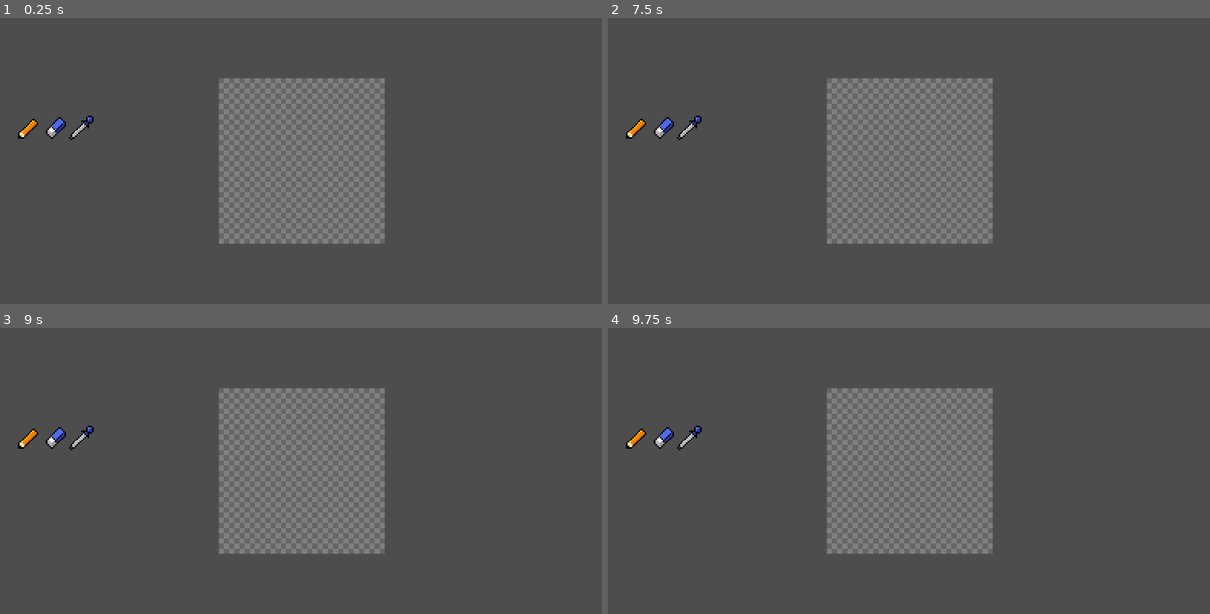
Above: before the commit, frames 1-4 (two rows, left to right).
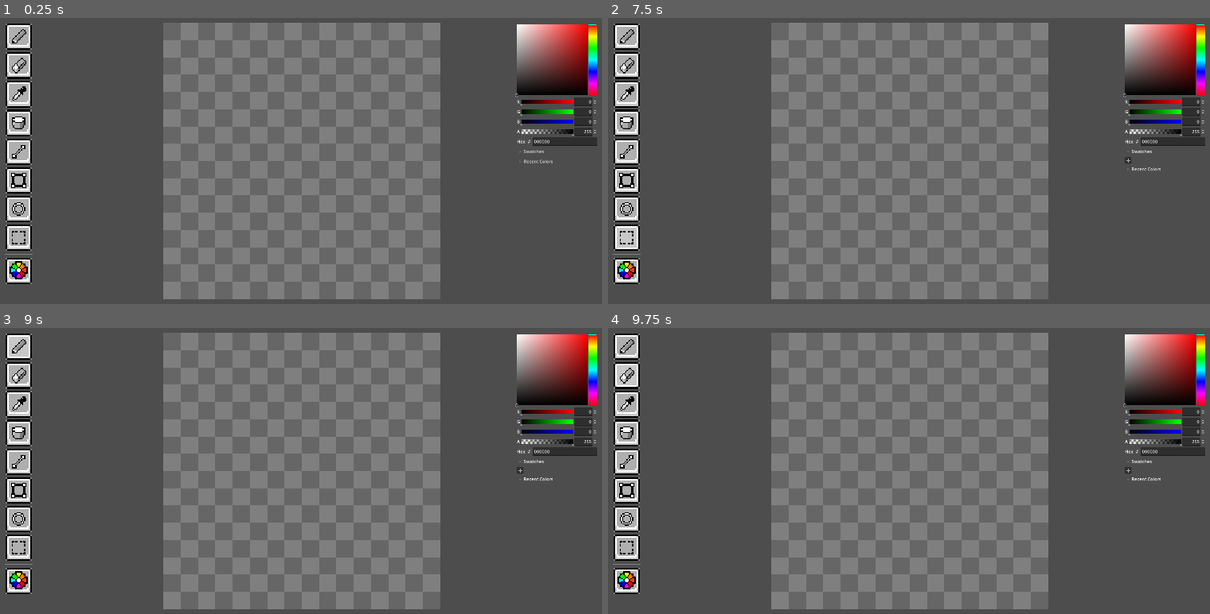
Above: after the commit, the same moments.

Repository: MaeschDEV/pix-mix
Game: Godot game, scene res://scenes/paint_window.tscn
Same seed, same stepped clock (60 frames per second), same inputs: the game is played once before the commit and once after it.
Inputs (mouse positions are in pixels of both pictures, inside the frame that each line leads up to; where the layout moved, square brackets give the same spot in the first picture):
- Up to frame 1 (0.25 s): no input
- Up to frame 2 (7.5 s): click (626, 38) [638, 126] at 0.5 s; click (626, 66) [662, 126] at 1.25 s; click (626, 95) [692, 126] at 2 s; click (626, 123) at 2.77 s; click (626, 152) at 3.52 s; click (626, 181) at 4.27 s; click (626, 209) at 5.02 s; click (626, 238) at 5.77 s; click (626, 269) at 6.52 s; click (1167, 152) at 7.25 s, where only the run after the commit has a clickable "Swatches"
- Up to frame 3 (9 s): click (559, 479) at 8 s, where only the run after the commit has a clickable "Recent Colors"; click (18, 348) [30, 436] at 8.75 s
- Up to frame 4 (9.75 s): click (626, 376) [662, 436] at 9.5 s

The runs differ from the first frame. In frame 1, 44% of the frame differs, in the area x 0-100%, y 1-99%; in frame 2, 44%; in frame 3, 44%; in frame 4, 44%.

Commit message:
Added Drawing, Erasing, Picking, Exporting

Diff:
--- a/project.godot
+++ b/project.godot
@@ -15,9 +15,10 @@
 config/features=PackedStringArray("4.3", "Forward Plus")
 config/icon="res://icon.svg"
 
+[autoload]
+
+Global="*res://scripts/Global.gd"
+
 [display]
 
-window/size/viewport_width=1920
-window/size/viewport_height=1080
-window/size/mode=2
-window/stretch/mode="viewport"
+window/stretch/mode="canvas_items"
--- a/scenes/Tools UI.tscn
+++ b/scenes/Tools UI.tscn
@@ -1,8 +1,20 @@
-[gd_scene load_steps=4 format=3 uid="uid://q46nbajyyr80"]
-
+[gd_scene load_steps=14 format=3 uid="uid://q46nbajyyr80"]
+
+[ext_resource type="Texture2D" uid="uid://br445084bsa2u" path="res://graphics/Button Normal.png" id="1_2cohc"]
+[ext_resource type="Script" path="res://scenes/tools_ui.gd" id="1_3sr1c"]
 [ext_resource type="Texture2D" uid="uid://bcjgg813f44mp" path="res://graphics/Pencil.png" id="1_rkuxv"]
 [ext_resource type="Texture2D" uid="uid://grq772nh0jh7" path="res://graphics/Eraser.png" id="2_d56b7"]
+[ext_resource type="Texture2D" uid="uid://ghm7wgbvnkw1" path="res://graphics/Button Pressed.png" id="2_heocp"]
 [ext_resource type="Texture2D" uid="uid://daatkfiu0ujue" path="res://graphics/Eyedropper.png" id="3_7mnk3"]
+[ext_resource type="Texture2D" uid="uid://botejurnumfgy" path="res://graphics/Bucket.png" id="6_gvi87"]
+[ext_resource type="Texture2D" uid="uid://cqlodeupl2g2" path="res://graphics/Line.png" id="7_6vqou"]
+[ext_resource type="Texture2D" uid="uid://byvsgcmo8n5tc" path="res://graphics/Square.png" id="8_5ef0i"]
+[ext_resource type="Texture2D" uid="uid://cpd78tcras28r" path="res://graphics/Circle.png" id="9_852w6"]
+[ext_resource type="Texture2D" uid="uid://cktfjtrkthfk0" path="res://graphics/Select.png" id="10_nyb0h"]
+[ext_resource type="Texture2D" uid="uid://0hxwhlip6mb5" path="res://graphics/Color.png" id="11_bshbs"]
+
+[sub_resource type="ButtonGroup" id="ButtonGroup_0cbaf"]
+resource_name = "toggle_buttons"
 
 [node name="Control" type="Control"]
 layout_mode = 3
@@ -11,35 +23,209 @@
 anchor_bottom = 1.0
 grow_horizontal = 2
 grow_vertical = 2
-
-[node name="HBoxContainer" type="HBoxContainer" parent="."]
-layout_mode = 1
-anchors_preset = 4
-anchor_top = 0.5
-anchor_bottom = 0.5
-offset_left = 100.0
-offset_top = -137.5
-offset_right = 175.0
-offset_bottom = -62.5
-grow_vertical = 2
-
-[node name="TextureButton" type="TextureButton" parent="HBoxContainer"]
-texture_filter = 1
-custom_minimum_size = Vector2(75, 75)
-layout_mode = 2
-texture_normal = ExtResource("1_rkuxv")
-stretch_mode = 0
-
-[node name="TextureButton2" type="TextureButton" parent="HBoxContainer"]
-texture_filter = 1
-custom_minimum_size = Vector2(75, 75)
-layout_mode = 2
-texture_normal = ExtResource("2_d56b7")
-stretch_mode = 0
-
-[node name="TextureButton3" type="TextureButton" parent="HBoxContainer"]
-texture_filter = 1
-custom_minimum_size = Vector2(75, 75)
-layout_mode = 2
-texture_normal = ExtResource("3_7mnk3")
-stretch_mode = 0
+script = ExtResource("1_3sr1c")
+
+[node name="VBoxContainer" type="VBoxContainer" parent="."]
+layout_mode = 0
+offset_left = 40.0
+offset_top = 75.0
+offset_right = 88.0
+offset_bottom = 487.0
+
+[node name="TextureButton" type="TextureButton" parent="VBoxContainer"]
+texture_filter = 1
+custom_minimum_size = Vector2(48, 48)
+layout_mode = 2
+toggle_mode = true
+button_group = SubResource("ButtonGroup_0cbaf")
+texture_normal = ExtResource("1_2cohc")
+texture_pressed = ExtResource("2_heocp")
+texture_hover = ExtResource("2_heocp")
+stretch_mode = 0
+
+[node name="TextureRect" type="TextureRect" parent="VBoxContainer/TextureButton"]
+texture_filter = 1
+layout_mode = 0
+offset_left = 8.0
+offset_top = 8.0
+offset_right = 40.0
+offset_bottom = 40.0
+texture = ExtResource("1_rkuxv")
+
+[node name="TextureButton2" type="TextureButton" parent="VBoxContainer"]
+texture_filter = 1
+custom_minimum_size = Vector2(48, 48)
+layout_mode = 2
+toggle_mode = true
+button_group = SubResource("ButtonGroup_0cbaf")
+texture_normal = ExtResource("1_2cohc")
+texture_pressed = ExtResource("2_heocp")
+texture_hover = ExtResource("2_heocp")
+stretch_mode = 0
+
+[node name="TextureRect" type="TextureRect" parent="VBoxContainer/TextureButton2"]
+texture_filter = 1
+layout_mode = 0
+offset_left = 8.0
+offset_top = 8.0
+offset_right = 40.0
+offset_bottom = 40.0
+texture = ExtResource("2_d56b7")
+
+[node name="TextureButton3" type="TextureButton" parent="VBoxContainer"]
+texture_filter = 1
+custom_minimum_size = Vector2(48, 48)
+layout_mode = 2
+toggle_mode = true
+button_group = SubResource("ButtonGroup_0cbaf")
+texture_normal = ExtResource("1_2cohc")
+texture_pressed = ExtResource("2_heocp")
+texture_hover = ExtResource("2_heocp")
+stretch_mode = 0
+
+[node name="TextureRect" type="TextureRect" parent="VBoxContainer/TextureButton3"]
+texture_filter = 1
+layout_mode = 0
+offset_left = 8.0
+offset_top = 8.0
+offset_right = 40.0
+offset_bottom = 40.0
+texture = ExtResource("3_7mnk3")
+
+[node name="TextureButton4" type="TextureButton" parent="VBoxContainer"]
+texture_filter = 1
+custom_minimum_size = Vector2(48, 48)
+layout_mode = 2
+toggle_mode = true
+button_group = SubResource("ButtonGroup_0cbaf")
+texture_normal = ExtResource("1_2cohc")
+texture_pressed = ExtResource("2_heocp")
+texture_hover = ExtResource("2_heocp")
+stretch_mode = 0
+
+[node name="TextureRect" type="TextureRect" parent="VBoxContainer/TextureButton4"]
+texture_filter = 1
+layout_mode = 0
+offset_left = 8.0
+offset_top = 8.0
+offset_right = 40.0
+offset_bottom = 40.0
+texture = ExtResource("6_gvi87")
+
+[node name="TextureButton5" type="TextureButton" parent="VBoxContainer"]
+texture_filter = 1
+custom_minimum_size = Vector2(48, 48)
+layout_mode = 2
+toggle_mode = true
+button_group = SubResource("ButtonGroup_0cbaf")
+texture_normal = ExtResource("1_2cohc")
+texture_pressed = ExtResource("2_heocp")
+texture_hover = ExtResource("2_heocp")
+stretch_mode = 0
+
+[node name="TextureRect" type="TextureRect" parent="VBoxContainer/TextureButton5"]
+texture_filter = 1
+layout_mode = 0
+offset_left = 8.0
+offset_top = 8.0
+offset_right = 40.0
+offset_bottom = 40.0
+texture = ExtResource("7_6vqou")
+
+[node name="TextureButton6" type="TextureButton" parent="VBoxContainer"]
+texture_filter = 1
+custom_minimum_size = Vector2(48, 48)
+layout_mode = 2
+toggle_mode = true
+button_group = SubResource("ButtonGroup_0cbaf")
+texture_normal = ExtResource("1_2cohc")
+texture_pressed = ExtResource("2_heocp")
+texture_hover = ExtResource("2_heocp")
+stretch_mode = 0
+
+[node name="TextureRect" type="TextureRect" parent="VBoxContainer/TextureButton6"]
+texture_filter = 1
+layout_mode = 0
+offset_left = 8.0
+offset_top = 8.0
+offset_right = 40.0
+offset_bottom = 40.0
+texture = ExtResource("8_5ef0i")
+
+[node name="TextureButton7" type="TextureButton" parent="VBoxContainer"]
+texture_filter = 1
+custom_minimum_size = Vector2(48, 48)
+layout_mode = 2
+toggle_mode = true
+button_group = SubResource("ButtonGroup_0cbaf")
+texture_normal = ExtResource("1_2cohc")
+texture_pressed = ExtResource("2_heocp")
+texture_hover = ExtResource("2_heocp")
+stretch_mode = 0
+
+[node name="TextureRect" type="TextureRect" parent="VBoxContainer/TextureButton7"]
+texture_filter = 1
+layout_mode = 0
+offset_left = 8.0
+offset_top = 8.0
+offset_right = 40.0
+offset_bottom = 40.0
+texture = ExtResource("9_852w6")
+
+[node name="TextureButton8" type="TextureButton" parent="VBoxContainer"]
+texture_filter = 1
+custom_minimum_size = Vector2(48, 48)
+layout_mode = 2
+toggle_mode = true
+button_group = SubResource("ButtonGroup_0cbaf")
+texture_normal = ExtResource("1_2cohc")
+texture_pressed = ExtResource("2_heocp")
+texture_hover = ExtResource("2_heocp")
+stretch_mode = 0
+
+[node name="TextureRect" type="TextureRect" parent="VBoxContainer/TextureButton8"]
+texture_filter = 1
+layout_mode = 0
+offset_left = 8.0
+offset_top = 8.0
+offset_right = 40.0
+offset_bottom = 40.0
+texture = ExtResource("10_nyb0h")
+
+[node name="HSeparator" type="HSeparator" parent="VBoxContainer"]
+layout_mode = 2
+
+[node name="TextureButton9" type="TextureButton" parent="VBoxContainer"]
+texture_filter = 1
+custom_minimum_size = Vector2(48, 48)
+layout_mode = 2
+texture_normal = ExtResource("1_2cohc")
+texture_pressed = ExtResource("2_heocp")
+texture_hover = ExtResource("2_heocp")
+stretch_mode = 0
+
+[node name="TextureRect" type="TextureRect" parent="VBoxContainer/TextureButton9"]
+texture_filter = 1
+layout_mode = 0
+offset_left = 8.0
+offset_top = 7.0
+offset_right = 40.0
+offset_bottom = 39.0
+texture = ExtResource("11_bshbs")
+
+[node name="ColorPicker" type="ColorPicker" parent="."]
+layout_mode = 0
+offset_left = 963.0
+offset_top = 75.0
+offset_right = 1261.0
+offset_bottom = 651.0
+scale = Vector2(0.5, 0.5)
+deferred_mode = true
+sampler_visible = false
+color_modes_visible = false
+
+[connection signal="button_down" from="VBoxContainer/TextureButton" to="." method="_on_texture_button_button_down"]
+[connection signal="button_down" from="VBoxContainer/TextureButton2" to="." method="_on_texture_button_2_button_down"]
+[connection signal="button_down" from="VBoxContainer/TextureButton3" to="." method="_on_texture_button_3_button_down"]
+[connection signal="button_down" from="VBoxContainer/TextureButton9" to="." method="_on_texture_button_9_button_down"]
+[connection signal="color_changed" from="ColorPicker" to="." method="_on_color_picker_color_changed"]
--- a/scenes/paint_window.tscn
+++ b/scenes/paint_window.tscn
@@ -13,13 +13,12 @@
 anchor_top = 0.5
 anchor_right = 0.5
 anchor_bottom = 0.5
-offset_left = 710.0
-offset_top = 290.0
-offset_right = 1210.0
-offset_bottom = 790.0
+offset_left = 326.0
+offset_top = 74.0
+offset_right = 826.0
+offset_bottom = 574.0
 grow_horizontal = 2
 grow_vertical = 2
-size_flags_horizontal = 4
 
 [node name="Ebene1" type="TextureRect" parent="."]
 z_index = 1
@@ -29,10 +28,10 @@
 anchor_top = 0.5
 anchor_right = 0.5
 anchor_bottom = 0.5
-offset_left = 710.0
-offset_top = 290.0
-offset_right = 1210.0
-offset_bottom = 790.0
+offset_left = 326.0
+offset_top = 74.0
+offset_right = 826.0
+offset_bottom = 574.0
 grow_horizontal = 2
 grow_vertical = 2
 
@@ -42,5 +41,5 @@
 anchor_top = 0.5
 anchor_right = 0.5
 anchor_bottom = 0.5
-offset_right = 1920.0
-offset_bottom = 1080.0
+offset_right = 1152.0
+offset_bottom = 648.0
--- /dev/null
+++ b/scenes/tools_ui.gd
@@ -0,0 +1,19 @@
+extends Control
+
+func _ready() -> void:
+	Global.ui_scene = self
+
+func _on_color_picker_color_changed(color: Color) -> void:
+	Global.color_changed.emit(color)
+
+func _on_texture_button_button_down() -> void:
+	Global.draw.emit()
+
+func _on_texture_button_2_button_down() -> void:
+	Global.erase.emit()
+
+func _on_texture_button_3_button_down() -> void:
+	Global.pick.emit()
+
+func _on_texture_button_9_button_down() -> void:
+	Global.export.emit()
--- /dev/null
+++ b/scripts/Global.gd
@@ -0,0 +1,11 @@
+extends Node
+
+signal draw
+signal erase
+signal pick
+
+signal export
+
+signal color_changed
+
+var ui_scene = null
--- a/scripts/paint_window.gd
+++ b/scripts/paint_window.gd
@@ -1,7 +1,10 @@
 extends Node2D
 
-var size_x = 32
-var size_y = 32
+enum STATE {DRAW, ERASE, PICKING}
+var current_state
+
+var size_x = 16
+var size_y = 16
 
 var background
 var ebeneOne
@@ -13,6 +16,9 @@
 var texture = ImageTexture.create_from_image(image)
 var drawing = false
 var erasing = false
+var picking = false
+
+var color = Color(0, 0, 0, 1)
 
 func _ready() -> void:
 	background = $Background
@@ -24,15 +30,48 @@
 	ebeneOne.texture = texture
 	_setBackground()
 
+	Global.color_changed.connect(Callable(self, "_on_color_changed"))
+	Global.draw.connect(Callable(self, "_on_draw"))
+	Global.erase.connect(Callable(self, "_on_erase"))
+	Global.pick.connect(Callable(self, "_on_pick"))
+
+	Global.export.connect(Callable(self, "_on_export"))
+
+	current_state = STATE.DRAW
+
+	Global.ui_scene.get_node("ColorPicker").color = Color(0, 0, 0, 1)
+
 func _input(event) -> void:
 	if event is InputEventMouseButton:
 		if event.button_index == MOUSE_BUTTON_LEFT:
-			drawing = event.pressed
+			if (current_state == STATE.DRAW):
+				drawing = event.pressed
+				erasing = false
+				picking = false
+			elif (current_state == STATE.ERASE):
+				erasing = event.pressed
+				drawing = false
+				picking = false
+			elif (current_state == STATE.PICKING):
+				picking = event.pressed
+				drawing = false
+				erasing = false
+			else:
+				drawing = false
+				erasing = false
+				picking = false
 
 		elif event.button_index == MOUSE_BUTTON_RIGHT:
-			erasing = event.pressed
+			if (current_state == STATE.DRAW):
+				erasing = event.pressed
+				drawing = false
+				picking = false
+			else:
+				drawing = false
+				erasing = false
+				picking = false
 
-	if event is InputEventMouseMotion and drawing:
+	if drawing:
 		var mouse_pos = get_global_mouse_position() - ebeneOne.global_position
 
 		var scale_x = size_x / ebeneOne.size.x
@@ -42,10 +81,10 @@
 		var y = int(mouse_pos.y * scale_y)
 
 		if x >= 0 and x < size_x and y >= 0 and y < size_y:
-			image.set_pixel(x, y, Color(0, 0, 0, 1))
+			image.set_pixel(x, y, color)
 			texture.update(image)
 
-	if event is InputEventMouseMotion and erasing:
+	if erasing:
 		var mouse_pos = get_global_mouse_position() - ebeneOne.global_position
 
 		var scale_x = size_x / ebeneOne.size.x
@@ -57,6 +96,22 @@
 		if x >= 0 and x < size_x and y >= 0 and y < size_y:
 			image.set_pixel(x, y, Color(0, 0, 0, 0))
 			texture.update(image)
+
+	if picking:
+		var mouse_pos = get_global_mouse_position() - ebeneOne.global_position
+
+		var scale_x = size_x / ebeneOne.size.x
+		var scale_y = size_y / ebeneOne.size.y
+
+		var x = int(mouse_pos.x * scale_x)
+		var y = int(mouse_pos.y * scale_y)
+
+		if x >= 0 and x < size_x and y >= 0 and y < size_y:
+			var pixel = image.get_pixel(x, y)
+
+			Global.ui_scene.get_node("ColorPicker").color = pixel
+
+			color = pixel
 
 func _setBackground() -> void:
 	var useLightGrey = true
@@ -75,8 +130,41 @@
 
 	for x in size_x:
 		for y in size_y:
-			image.set_pixel(x, y, Color(1, 0, 0, 0))
+			image.set_pixel(x, y, Color(0, 0, 0, 0))
 
 	backgroundTexture.update(backgroundImage)
 	background.texture = backgroundTexture
 	texture.update(image)
+
+func _process(delta: float) -> void:
+	_resizeCanvas()
+
+func _resizeCanvas() -> void:
+	var screen_size = get_viewport_rect().size
+	var base_resolution = Vector2(1152, 648)
+	var scale_factor = min(screen_size.x / base_resolution.x, screen_size.y / base_resolution.y)
+
+
+	var new_size = Vector2(500, 500) * scale_factor
+
+	background.size = new_size
+	ebeneOne.size = new_size
+
+	background.position = (screen_size - new_size) / 2
+	ebeneOne.position = (screen_size - new_size) / 2
+
+func _on_color_changed(newColor: Color):
+	color = newColor
+
+func _on_draw():
+	current_state = STATE.DRAW
+
+func _on_erase():
+	current_state = STATE.ERASE
+
+func _on_pick():
+	current_state = STATE.PICKING
+
+func _on_export():
+	print("Exported!")
+	image.save_png("res://export/saved_image.png")
Not shown, added: export/saved_image.png.import
Binary file added: graphics/Bucket.png
Not shown, added: graphics/Bucket.png.import
Binary file removed: graphics/Button Disabled.png
Binary file removed: graphics/Button Hover.png
Binary file changed: graphics/Button Normal.png
Binary file changed: graphics/Button Pressed.png
Binary file added: graphics/Circle.png
Not shown, changed: graphics/Circle.png.import
Binary file added: graphics/Color.png
Not shown, added: graphics/Color.png.import
Binary file changed: graphics/Eraser.png
(and 10 more such lines)
